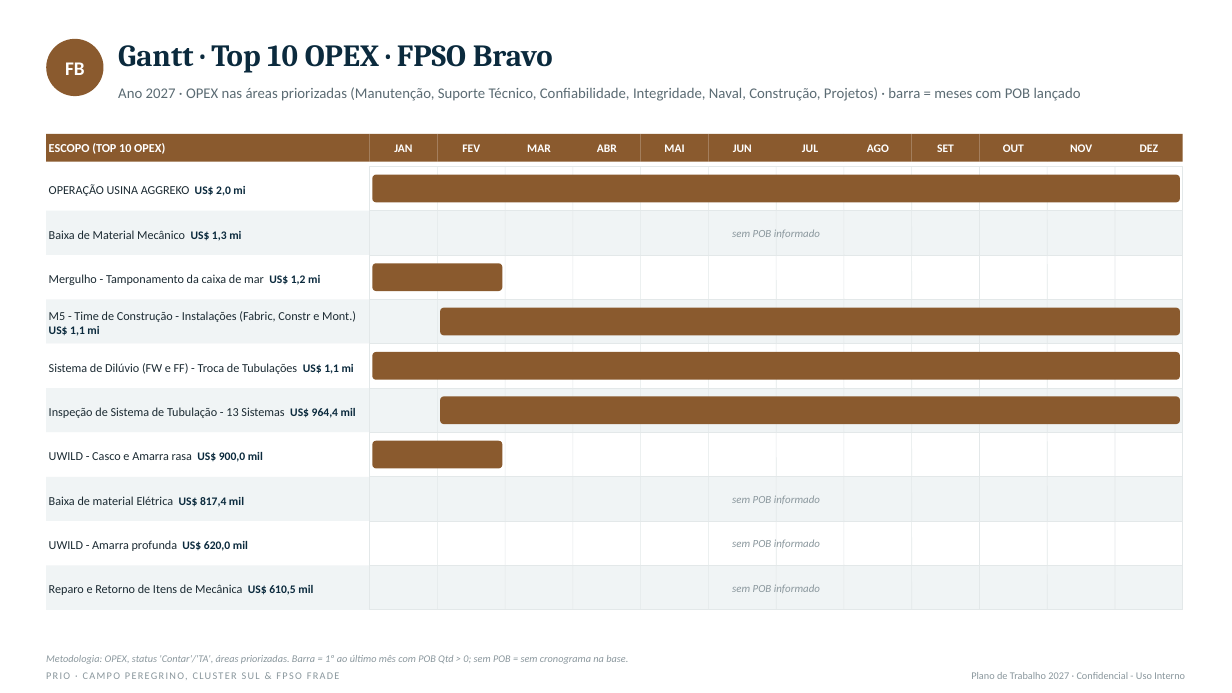
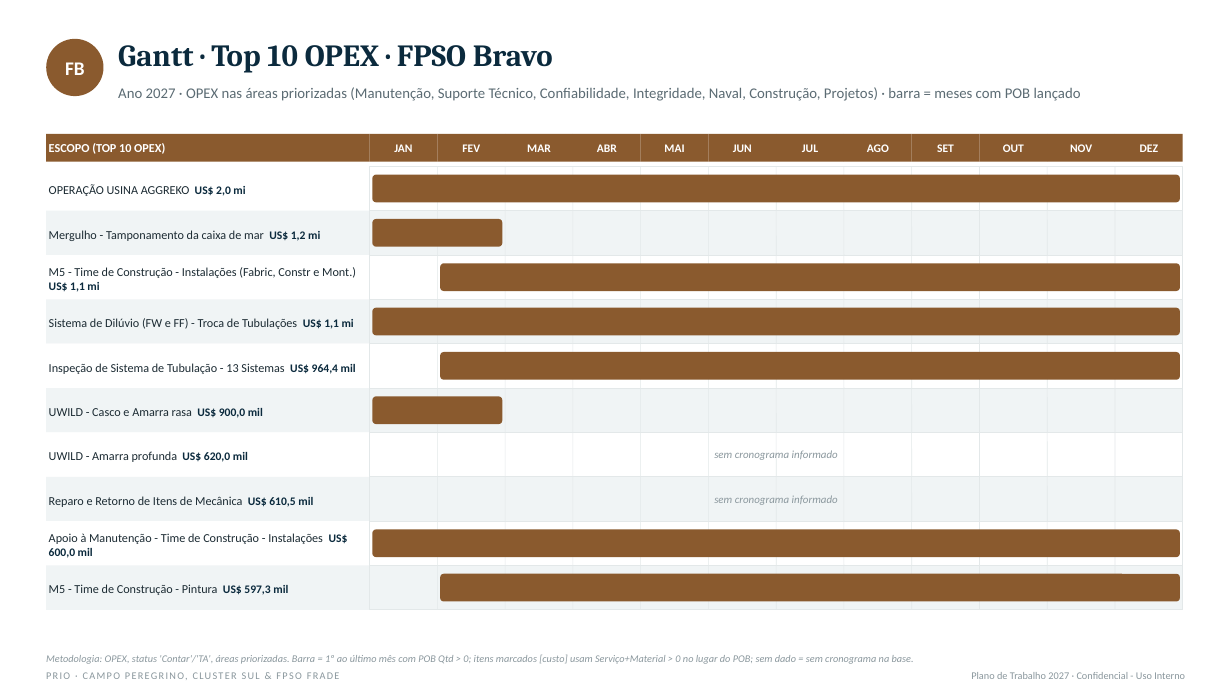
Before and after one commit to LucasRibaas/Planejamento, a slide deck: slide 6 of PRIO_Gantt_Top10_OPEX_2027.pptx. Drawn at 1232x693 pixels with LibreOffice and Linux fonts; fonts in the diff are those of the drawing. Boxes give left, top, right and bottom in pixels: in the first picture for what was removed or moved away, otherwise in the second. Text is boxed around its words. In the diff, an @@ line names an element or a change of style, - is before the commit and + after.

```diff
--- a/PRIO_Gantt_Top10_OPEX_2027.pptx
+++ b/PRIO_Gantt_Top10_OPEX_2027.pptx
@@ text in rectangle at (49, 230, 320, 241): text changed @@
-Baixa de Material Mecânico US$ 1,3 mi
+Mergulho - Tamponamento da caixa de mar US$ 1,2 mi
@@ text removed at (732, 229, 820, 238) @@
-sem POB informado
@@ text in rectangle at (49, 267, 356, 292): text changed @@
-Mergulho - Tamponamento da caixa de mar US$ 1,2 mi
+M5 - Time de Construção - Instalações (Fabric, Constr e Mont.) US$ 1,1 mi
@@ rounded rectangle: place and size @@
-rounded rectangle at (440, 396, 1180, 424)
+rounded rectangle at (440, 263, 1180, 291)
@@ text in rectangle at (49, 318, 354, 329): text changed @@
-M5 - Time de Construção - Instalações (Fabric, Constr e Mont.) US$ 1,1 mi
+Sistema de Dilúvio (FW e FF) - Troca de Tubulações US$ 1,1 mi
@@ rounded rectangle: place and size @@
-rounded rectangle at (440, 308, 1180, 335)
+rounded rectangle at (372, 308, 1180, 335)
@@ rectangle "Inspeção de Sistema de Tubulação ..." at (46, 344, 370, 388): fill #F0F4F5 to #FFFFFF @@
@@ rectangle removed at (46, 344, 370, 388) @@
-Sistema de Dilúvio (FW e FF) - Troca de Tubulações US$ 1,1 mi
@@ rounded rectangle: place and size @@
-rounded rectangle at (372, 352, 1180, 380)
+rounded rectangle at (440, 352, 1180, 380)
@@ rectangle added at (46, 388, 370, 433), fill #F0F4F5, 9.5 pt, text #1C2B33 @@
+UWILD - Casco e Amarra rasa US$ 900,0 mil
@@ 2 rounded rectangles, 1 rectangle: place and size @@
-2 rounded rectangles, 1 rectangle at (46, 263, 503, 469)
+2 rounded rectangles, 1 rectangle at (46, 219, 503, 424)
@@ text in rectangle at (49, 451, 248, 462): text changed @@
-UWILD - Casco e Amarra rasa US$ 900,0 mil
+UWILD - Amarra profunda US$ 620,0 mil
@@ text at (714, 450, 838, 460): text changed @@
-sem POB informado
+sem cronograma informado
@@ text in rectangle at (49, 496, 313, 507): text changed @@
-Baixa de material Elétrica US$ 817,4 mil
+Reparo e Retorno de Itens de Mecânica US$ 610,5 mil
@@ text at (714, 495, 838, 505): text changed @@
-sem POB informado
+sem cronograma informado
@@ text in rectangle at (49, 533, 348, 558): text changed @@
-UWILD - Amarra profunda US$ 620,0 mil
+Apoio à Manutenção - Time de Construção - Instalações US$ 600,0 mil
@@ rounded rectangle added at (372, 530, 1180, 557), fill #8A5A2E @@
@@ text in rectangle at (49, 584, 288, 595): text changed @@
-Reparo e Retorno de Itens de Mecânica US$ 610,5 mil
+M5 - Time de Construção - Pintura US$ 597,3 mil
@@ rounded rectangle added at (440, 574, 1180, 602), fill #8A5A2E @@
@@ text removed at (732, 584, 820, 593) @@
-sem POB informado
@@ text at (46, 654, 914, 664): text changed @@
-Metodologia: OPEX, status 'Contar'/'TA', áreas priorizadas. Barra = 1º ao último mês com POB Qtd > 0; sem POB = sem cronograma na base.
+Metodologia: OPEX, status 'Contar'/'TA', áreas priorizadas. Barra = 1º ao último mês com POB Qtd > 0; itens marcados [custo] usam Serviço+Material > 0 no lugar do POB; sem dado = sem cronograma na base.
```
Also in this commit, not shown: 6 other slides changed.
